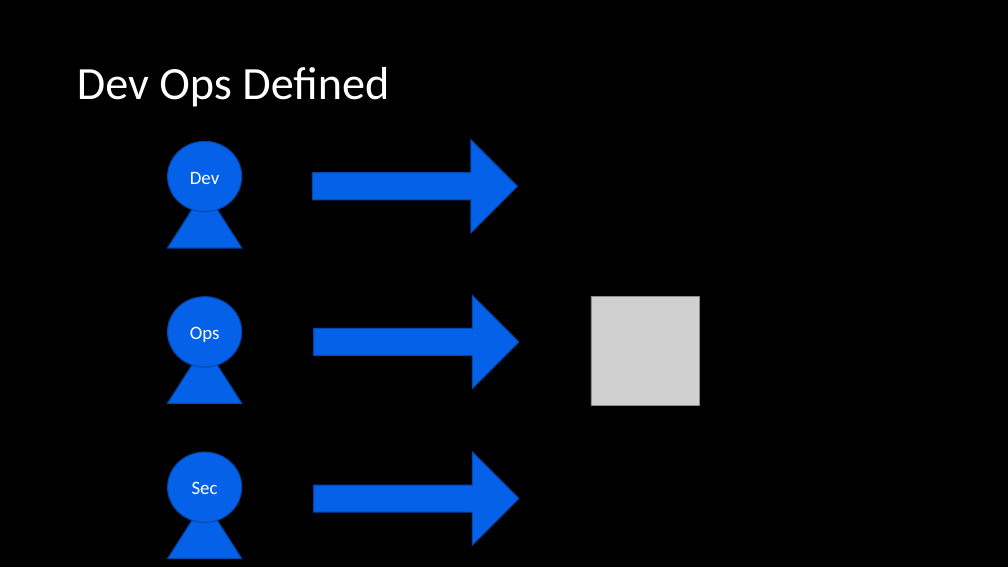
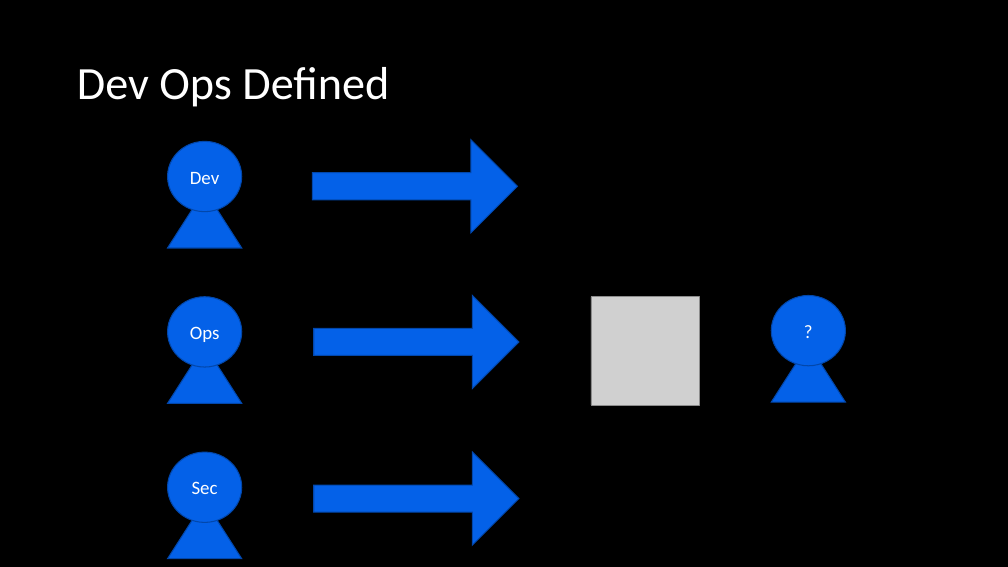
Before and after one commit to FraserPol/hashi-tech-excersise, a slide deck: slide 7 of Hashi-Demo-Preso.pptx (slide 9 before the commit). Drawn at 1008x567 pixels with LibreOffice and Linux fonts; fonts in the diff are those of the drawing; grey boxes stand for pictures. Boxes give left, top, right and bottom in pixels: in the first picture for what was removed or moved away, otherwise in the second. Text is boxed around its words. In the diff, an @@ line names an element or a change of style, - is before the commit and + after.

```diff
--- a/Hashi-Demo-Preso.pptx
+++ b/Hashi-Demo-Preso.pptx
@@ ellipse added at <box>771,296,845,366</box>, fill #0461E8, outline #0348AC 1 pt, 18 pt, text #FFFFFF @@
+?
@@ triangle added at <box>771,344,845,402</box>, fill #0461E8, outline #0348AC 1 pt @@
```
Also in this commit, not shown: 8 other slides changed, 31 slides added, 3 slides removed, 12 other files.
